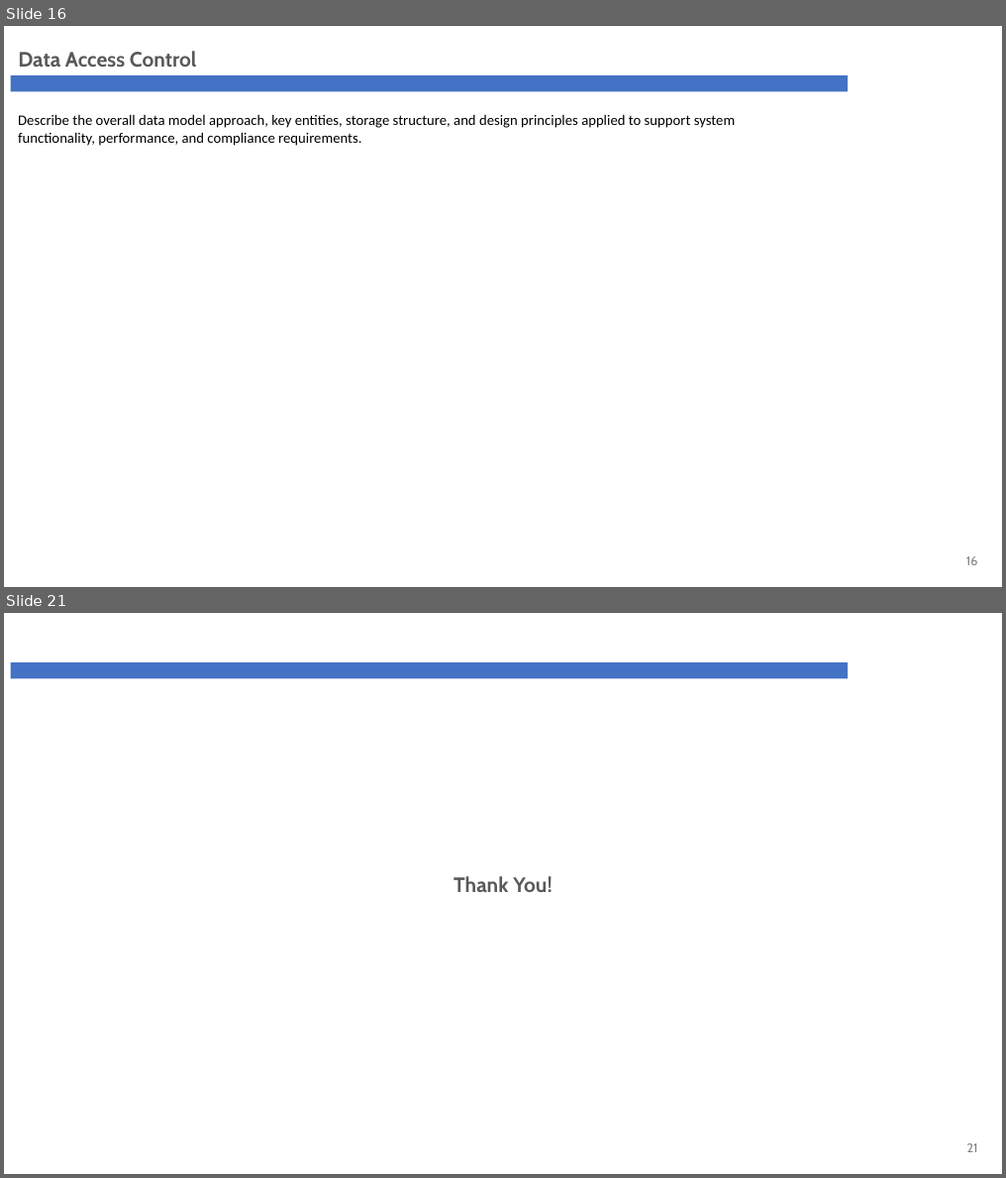
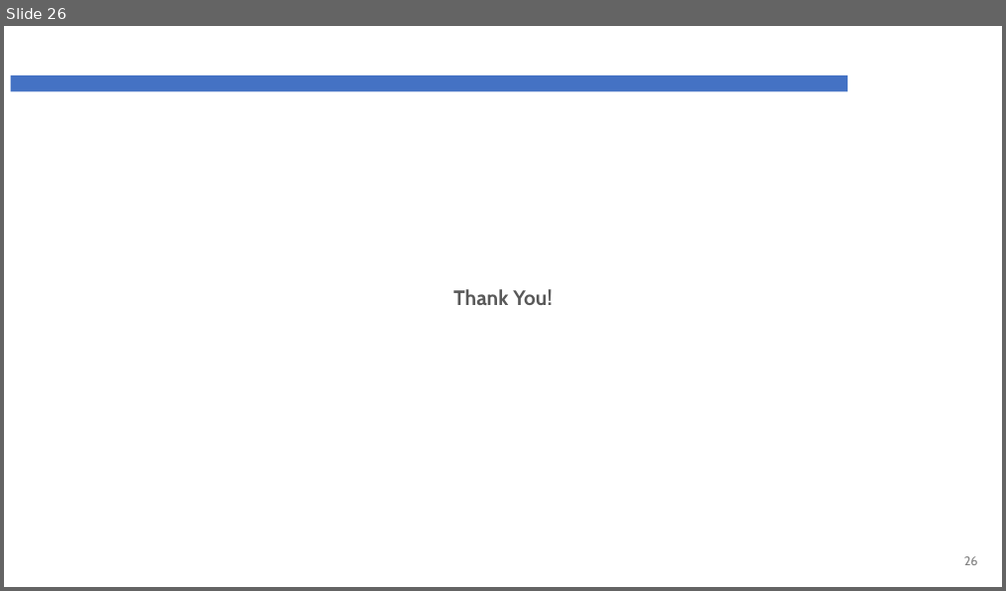
Before and after one commit to phyothuhan26/MySolutions, a slide deck: GandG_YPS/Presentation/G&G_Revamp_ARB.pptx. Shown one above the other, each under a label of ours: slides 16 and 21 before the commit, slide 26 after it; the slides between them are not shown. The pictures are 1006x1178 and 1006x591 pixels, drawn with LibreOffice and Linux fonts; fonts in the diff are those of the drawing; background and template pictures are left out. Boxes give left, top, right and bottom in pixels: in the first picture for what was removed or moved away, otherwise in the second. Text is boxed around its words. In the diff, an @@ line names an element or a change of style, - is before the commit and + after.

```diff
--- a/GandG_YPS/Presentation/G&G_Revamp_ARB.pptx
+++ b/GandG_YPS/Presentation/G&G_Revamp_ARB.pptx
@@ slide 16 removed at <box>4,26,1002,587</box>, background #FFFFFF; not listed: 1 template element that a slide beside it also shows @@
@@ text removed at <box>18,51,197,68</box> @@
-Data Access Control
@@ text removed at <box>18,114,735,146</box> @@
-Describe the overall data model approach, key entities, storage structure, and design principles applied to support system functionality, performance, and compliance requirements.
@@ page number removed at <box>966,557,978,566</box> @@
-16
@@ what was slide 21 is now slide 26 @@
@@ page number at <box>964,557,978,566</box>: text changed @@
-21
+26
```
Also in this commit, not shown: 4 slides changed, 21 slides added, 15 other slides removed, 16 other files.
